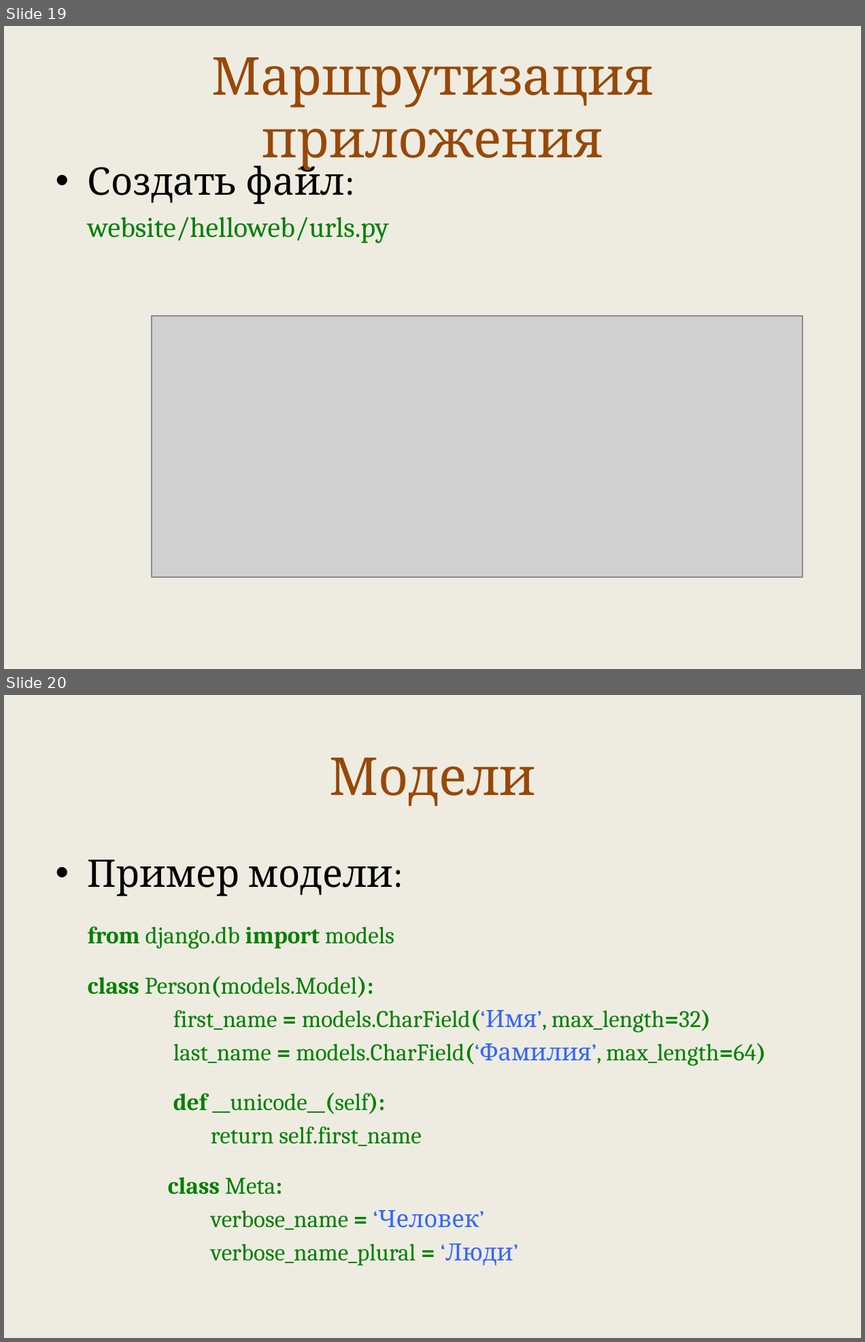
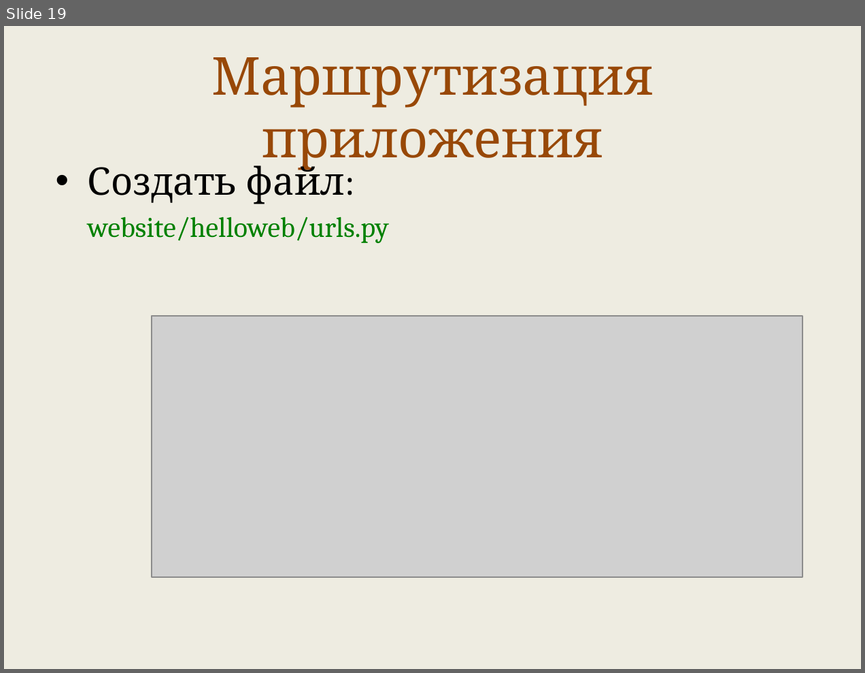
Before and after one commit to maxchv/LearnPython, a slide deck: week11/intro_django.pptx. Shown one above the other, each under a label of ours: slides 19 and 20 before the commit, slide 19 after it. The pictures are 865x1342 and 865x673 pixels, drawn with LibreOffice and Linux fonts; fonts in the diff are those of the drawing; grey boxes stand for pictures. Boxes give left, top, right and bottom in pixels: in the first picture for what was removed or moved away, otherwise in the second. Text is boxed around its words. In the diff, an @@ line names an element or a change of style, - is before the commit and + after.

```diff
--- a/week11/intro_django.pptx
+++ b/week11/intro_django.pptx
@@ slide 20 removed at [4,695,861,1338], background #EEECE1 @@
@@ title removed at [329,758,536,806] @@
-Модели
@@ text removed at [88,860,766,1266] @@
-• Пример модели:
-from django.db import models
-class Person(models.Model):
-first_name = models.CharField(‘Имя’, max_length=32)
-last_name = models.CharField(‘Фамилия’, max_length=64)
-def __unicode__(self):
-  return self.first_name
-  class Meta:
-  verbose_name = ‘Человек’
-  verbose_name_plural = ‘Люди’
```
Also in this commit, not shown: 12 other slides removed, 3 other files.
